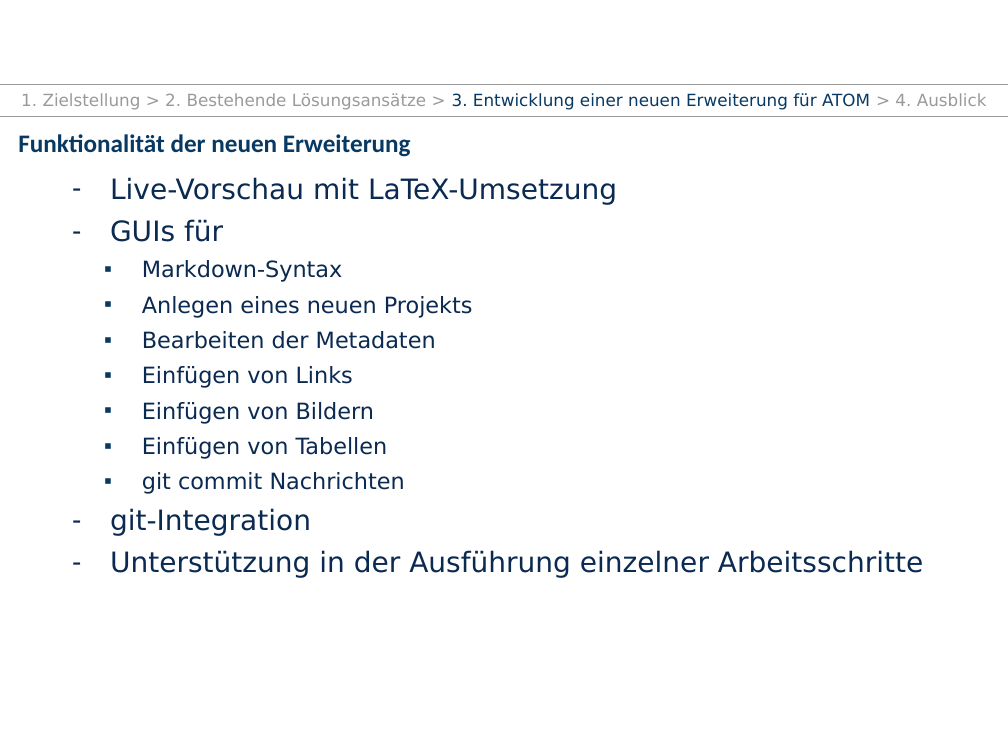
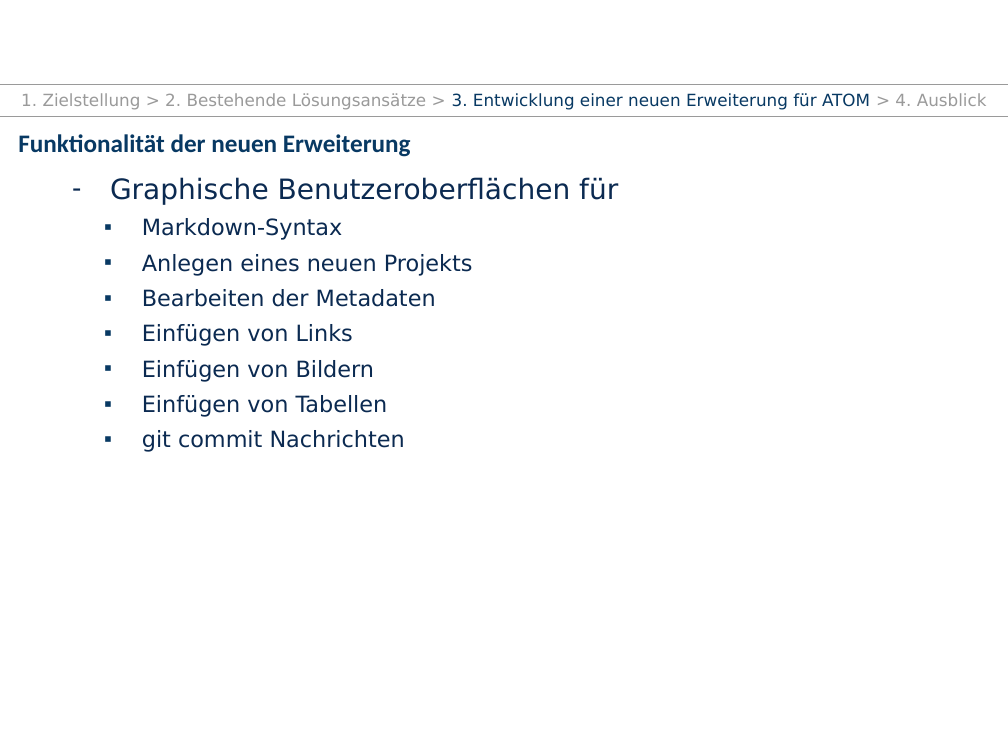
Before and after one commit to TUD-INF-IAI-MCI/agsbs_atom_package, a slide deck: slide 13 of presentation.pptx (slide 11 before the commit). Drawn at 1008x756 pixels with LibreOffice and Linux fonts; fonts in the diff are those of the drawing; background and template pictures are left out. Boxes give left, top, right and bottom in pixels: in the first picture for what was removed or moved away, otherwise in the second. Text is boxed around its words. In the diff, an @@ line names an element or a change of style, - is before the commit and + after.

```diff
--- a/presentation.pptx
+++ b/presentation.pptx
@@ text at (110, 177, 618, 205): text changed @@
-– Live-Vorschau mit LaTeX-Umsetzung
-– GUIs für
+– Graphische Benutzeroberflächen für
@@ text at (110, 508, 923, 578): paragraphs removed @@
-    – git-Integration
-– Unterstützung in der Ausführung einzelner Arbeitsschritte
```
Also in this commit, not shown: 5 other slides changed, 4 slides added, 1 other file.
